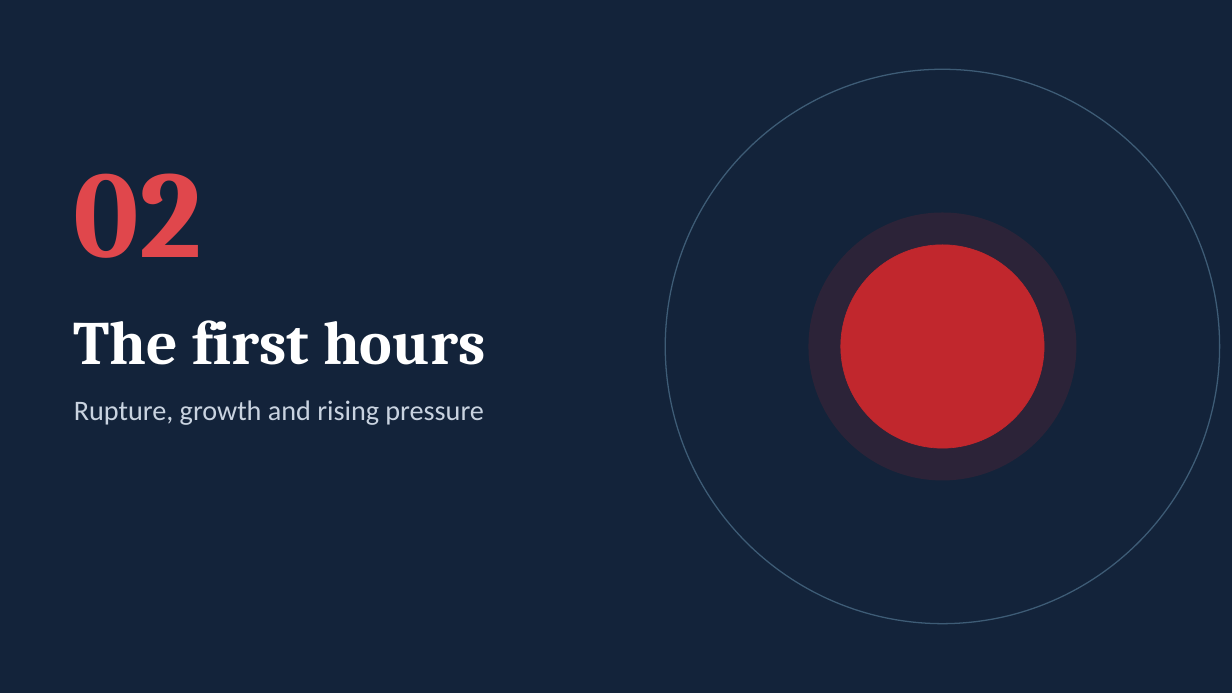
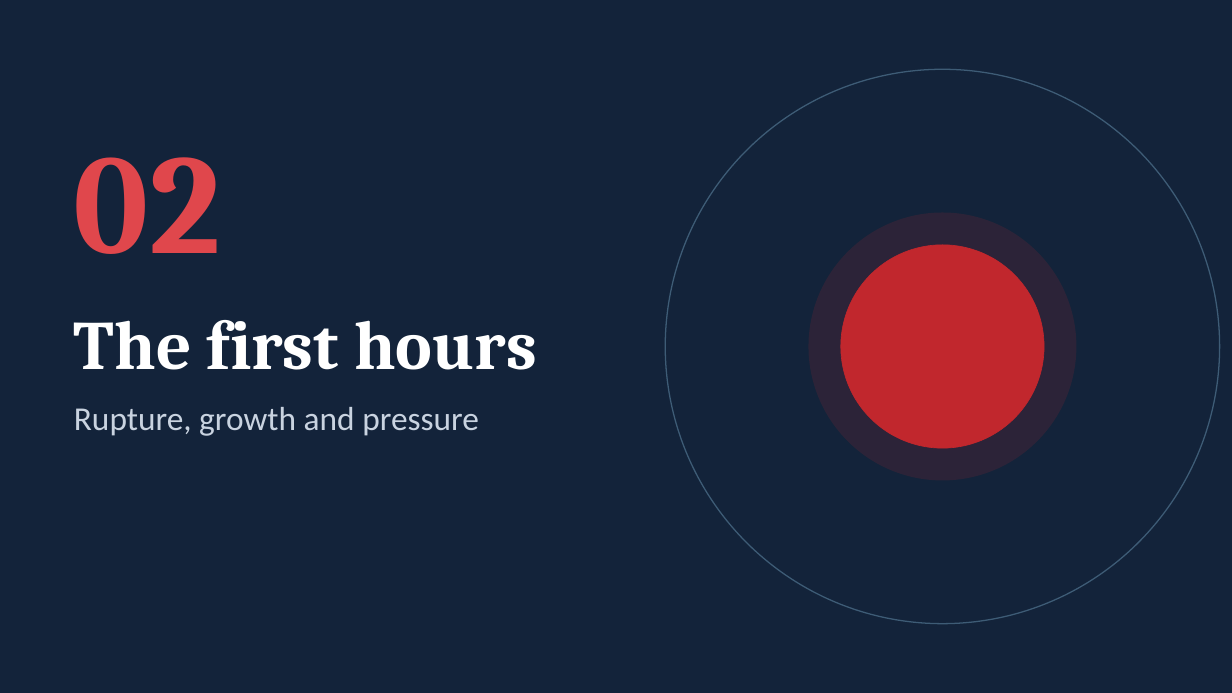
Before and after one commit to fredtom1/fred-Tom-, a slide deck: slide 14 of Chapter5_ICH_Pathophysiology.pptx (slide 12 before the commit). Drawn at 1232x693 pixels with LibreOffice and Linux fonts; fonts in the diff are those of the drawing. Boxes give left, top, right and bottom in pixels: in the first picture for what was removed or moved away, otherwise in the second. Text is boxed around its words. In the diff, an @@ line names an element or a change of style, - is before the commit and + after.

```diff
--- a/Chapter5_ICH_Pathophysiology.pptx
+++ b/Chapter5_ICH_Pathophysiology.pptx
@@ text "02": place and size @@
-text "02" at <box>74,173,202,258</box>
+text "02" at <box>74,157,221,254</box>
@@ text "02" at <box>74,157,221,254</box>: size 96 to 110 pt @@
@@ text "The first hours" at <box>74,320,537,370</box>: size 48 to 54 pt @@
@@ text at <box>74,407,479,436</box>: text changed; size 22 to 26 pt @@
-Rupture, growth and rising pressure
+Rupture, growth and pressure
```
Also in this commit, not shown: 13 other slides changed, 17 slides added, 11 slides removed, 12 other files.
